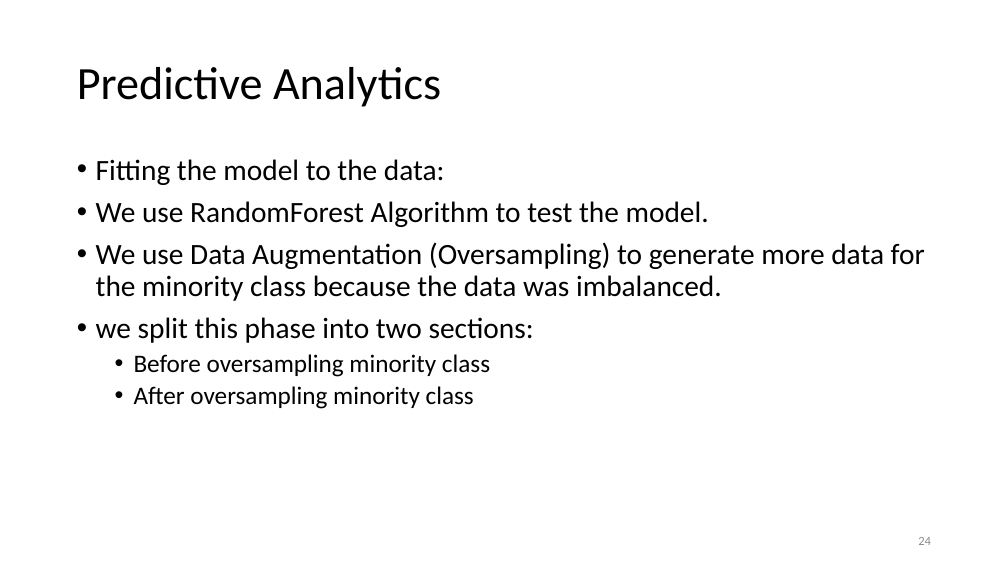
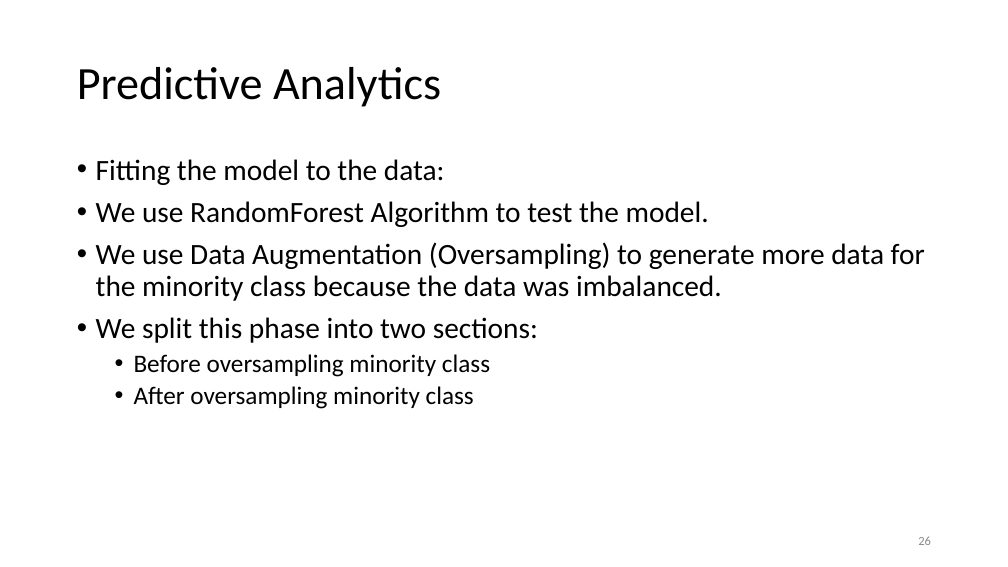
Before and after one commit to MotasemZiad/Oil-Spill-Classification, a slide deck: slide 26 of Presentation/Project Presentation.pptx (slide 24 before the commit). Drawn at 1008x567 pixels with LibreOffice and Linux fonts; fonts in the diff are those of the drawing. Boxes give left, top, right and bottom in pixels: in the first picture for what was removed or moved away, otherwise in the second. Text is boxed around its words. In the diff, an @@ line names an element or a change of style, - is before the commit and + after.

```diff
--- a/Presentation/Project Presentation.pptx
+++ b/Presentation/Project Presentation.pptx
@@ text at (96,317,538,343): text changed @@
-• we split this phase into two sections:
+• We split this phase into two sections:
@@ page number at (918,536,931,545): text changed @@
-24
+26
```
Also in this commit, not shown: 3 other slides changed, 3 slides added, 1 slide removed.
